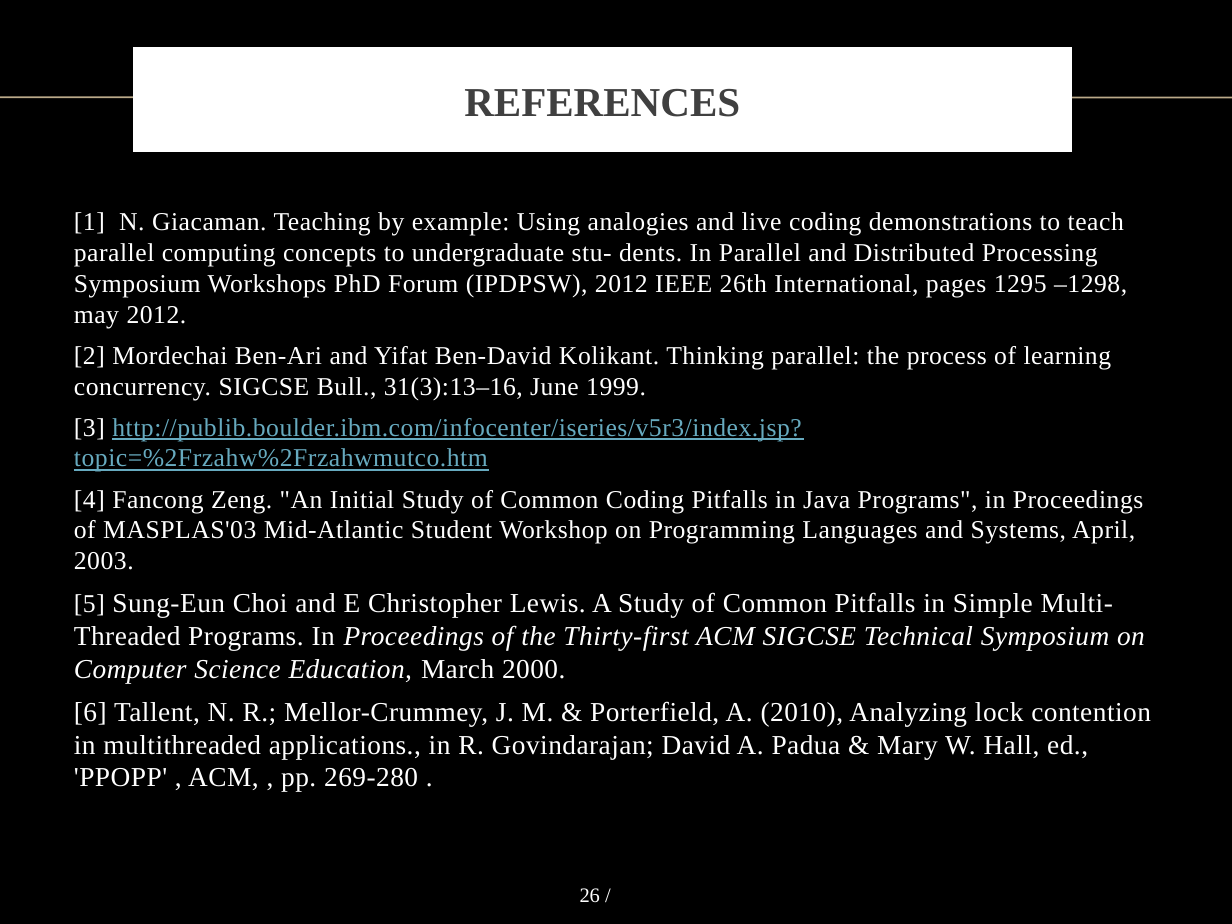
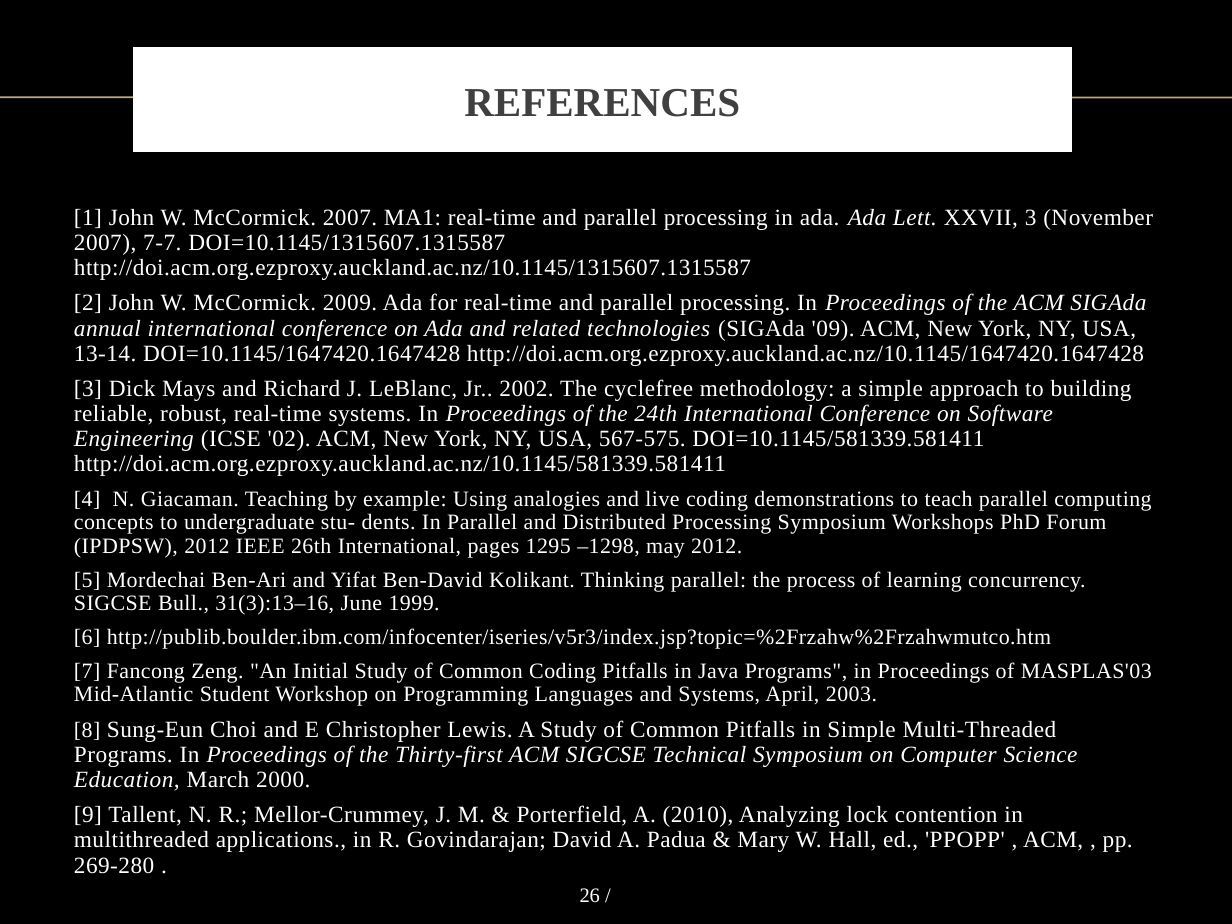
Before and after one commit to vong-srey/Paravantage, a slide deck: slide 26 of Presentation.pptx. Drawn at 1232x924 pixels with LibreOffice and Linux fonts; fonts in the diff are those of the drawing; background and template pictures are left out. Boxes give left, top, right and bottom in pixels: in the first picture for what was removed or moved away, otherwise in the second. Text is boxed around its words. In the diff, an @@ line names an element or a change of style, - is before the commit and + after.

```diff
--- a/Presentation.pptx
+++ b/Presentation.pptx
@@ text at <box>74,209,1153,874</box>: text changed; size 15 to 13.6 pt @@
-[1] N. Giacaman. Teaching by example: Using analogies and live coding demonstrations to teach parallel computing concepts to undergraduate stu- dents. In Parallel and Distributed Processing Symposium Workshops PhD Forum (IPDPSW), 2012 IEEE 26th International, pages 1295 –1298, may 2012.
-[2] Mordechai Ben-Ari and Yifat Ben-David Kolikant. Thinking parallel: the process of learning concurrency. SIGCSE Bull., 31(3):13–16, June 1999.
-[3] http://publib.boulder.ibm.com/infocenter/iseries/v5r3/index.jsp?topic=%2Frzahw%2Frzahwmutco.htm
-[4] Fancong Zeng. "An Initial Study of Common Coding Pitfalls in Java Programs", in Proceedings of MASPLAS'03 Mid-Atlantic Student Workshop on Programming Languages and Systems, April, 2003.
-[5] Sung-Eun Choi and E Christopher Lewis. A Study of Common Pitfalls in Simple Multi-Threaded Programs. In Proceedings of the Thirty-first ACM SIGCSE Technical Symposium on Computer Science Education, March 2000.
-[6] Tallent, N. R.; Mellor-Crummey, J. M. & Porterfield, A. (2010), Analyzing lock contention in multithreaded applications., in R. Govindarajan; David A. Padua & Mary W. Hall, ed., 'PPOPP' , ACM, , pp. 269-280 .
+[1] John W. McCormick. 2007. MA1: real-time and parallel processing in ada. Ada Lett. XXVII, 3 (November 2007), 7-7. DOI=10.1145/1315607.1315587 http://doi.acm.org.ezproxy.auckland.ac.nz/10.1145/1315607.1315587
+[2] John W. McCormick. 2009. Ada for real-time and parallel processing. In Proceedings of the ACM SIGAda annual international conference on Ada and related technologies (SIGAda '09). ACM, New York, NY, USA, 13-14. DOI=10.1145/1647420.1647428 http://doi.acm.org.ezproxy.auckland.ac.nz/10.1145/1647420.1647428
+[3] Dick Mays and Richard J. LeBlanc, Jr.. 2002. The cyclefree methodology: a simple approach to building reliable, robust, real-time systems. In Proceedings of the 24th International Conference on Software Engineering (ICSE '02). ACM, New York, NY, USA, 567-575. DOI=10.1145/581339.581411 http://doi.acm.org.ezproxy.auckland.ac.nz/10.1145/581339.581411
+[4] N. Giacaman. Teaching by example: Using analogies and live coding demonstrations to teach parallel computing concepts to undergraduate stu- dents. In Parallel and Distributed Processing Symposium Workshops PhD Forum (IPDPSW), 2012 IEEE 26th International, pages 1295 –1298, may 2012.
+[5] Mordechai Ben-Ari and Yifat Ben-David Kolikant. Thinking parallel: the process of learning concurrency. SIGCSE Bull., 31(3):13–16, June 1999.
+[6] http://publib.boulder.ibm.com/infocenter/iseries/v5r3/index.jsp?topic=%2Frzahw%2Frzahwmutco.htm
+[7] Fancong Zeng. "An Initial Study of Common Coding Pitfalls in Java Programs", in Proceedings of MASPLAS'03 Mid-Atlantic Student Workshop on Programming Languages and Systems, April, 2003.
+[8] Sung-Eun Choi and E Christopher Lewis. A Study of Common Pitfalls in Simple Multi-Threaded Programs. In Proceedings of the Thirty-first ACM SIGCSE Technical Symposium on Computer Science Education, March 2000.
+[9] Tallent, N. R.; Mellor-Crummey, J. M. & Porterfield, A. (2010), Analyzing lock contention in multithreaded applications., in R. Govindarajan; David A. Padua & Mary W. Hall, ed., 'PPOPP' , ACM, , pp. 269-280 .
```
Also in this commit, not shown: 3 other slides changed.
